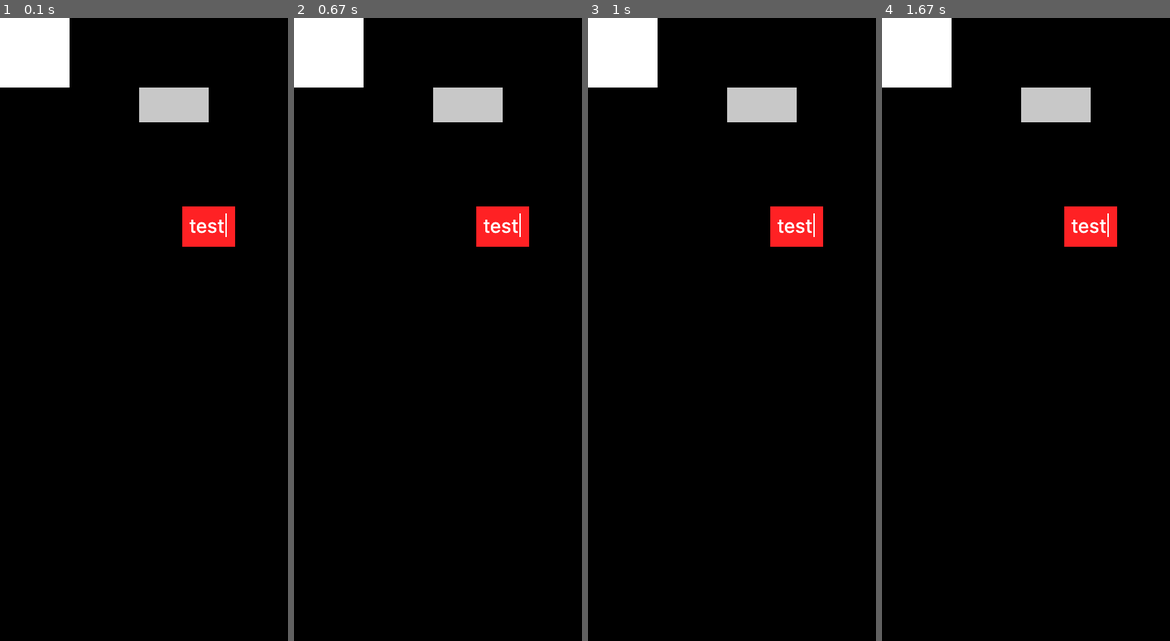
Above: before the commit, frames 1-4 (left to right).
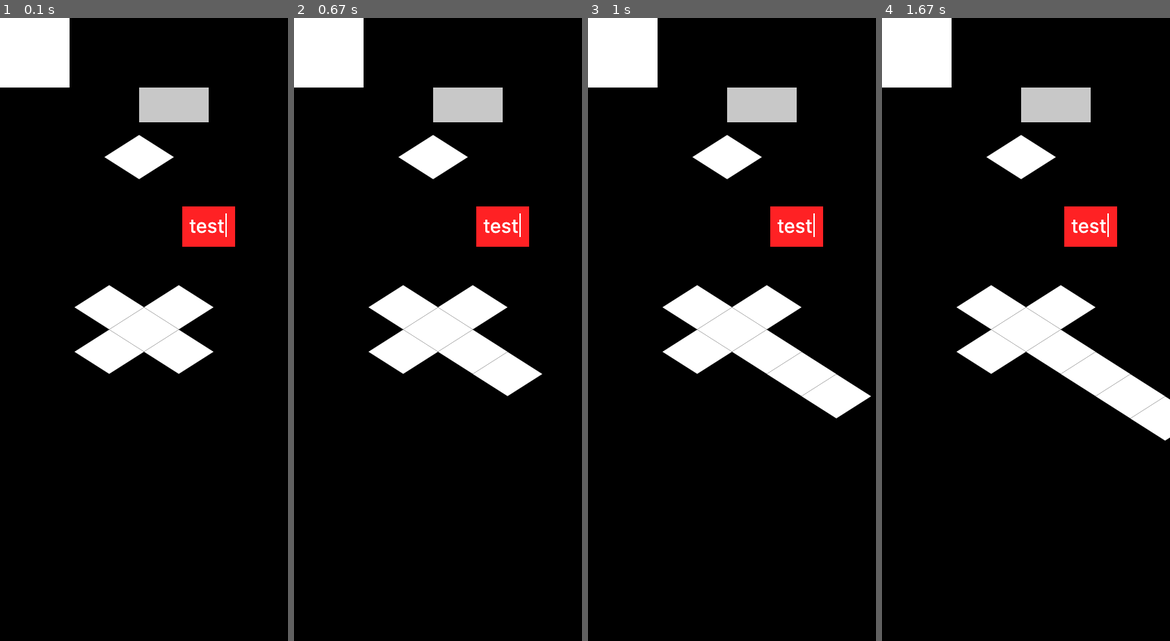
Above: after the commit, the same moments.

Repository: marcusTsng/goal_app
Game: pygame game, started from main.py
Two runs of this game, one before a commit and one after it. Both use one fixed random seed, a clock stepped at 60 frames per second and the inputs below.
Inputs (mouse positions are in pixels of both pictures, inside the frame that each line leads up to):
- Up to frame 1 (0.1 s): no input
- Up to frame 2 (0.67 s): click (466, 105) at 0.38 s
- Up to frame 3 (1 s): click (760, 105) at 0.72 s
- Up to frame 4 (1.67 s): click (1066, 111) at 1.05 s

The runs differ from the first frame. In frame 1, 5.3% of the frame differs, in the area x 25-75%, y 18-58%; in frame 2, 6.1%; in frame 3, 7.0%; in frame 4, 7.5%, in the area x 25-100%, y 18-68%.

Commit message:
Tile system
Added a basic system for creating tiles. For testing, clicking the red button will create a new tile.

Diff:
--- a/main.py
+++ b/main.py
@@ -45,13 +45,26 @@
 Task.printTasks()
 
 ### SPRITES AND OTHER VARIABLES
-BG_COLOUR = (0,0,0)
+
 sprite = RectSprite((255,255,255), 100, 100, 0, 0)
 img = ImageSprite("placeholder.png", 300, 300, (255,0,0,100))
 button = Button((200,200,200), 100, 50, 200, 100)
 
-def test(): print("hello")
-button.set_function(test)
+ImageSprite("Terrain/Tile.png", 200, 200, (255,0,0,100))
+
+center_tile = Tile(color=(0,0,0))
+tile1 = Tile(0, 1)
+tile2 = Tile(0, -1)
+tile3 = Tile(1, 0)
+tile4 = Tile(-1, 0)
+t = 1
+
+def addTile():
+    global t
+    t += 1
+    Tile(t, 0)
+
+button.set_function(addTile)
 
 ### MAIN GAME LOOP
 running = True
--- a/pygame_objs.py
+++ b/pygame_objs.py
@@ -1,6 +1,11 @@
+# CONSTANTS
+BG_COLOUR = (0,0,0)
+SCREEN_WIDTH, SCREEN_HEIGHT = 414, 896
+TILE_COL = (255, 0, 0)
+
 # SETUP
 import pygame
-screen = pygame.display.set_mode((414, 896))
+screen = pygame.display.set_mode((SCREEN_WIDTH, SCREEN_HEIGHT))
 
 # SPRITE CLASSES
 class Sprite:
@@ -34,7 +39,7 @@
             self.img = pygame.image.load(f"Assets/{path}").convert_alpha()
         except pygame.error as e:
             self.img = pygame.image.load(f"Assets/placeholder.png").convert_alpha()
-        if tint:self.img.fill((tint), special_flags=pygame.BLEND_ADD)
+        if tint: self.img.fill((tint), special_flags=pygame.BLEND_ADD)
         self.rect = self.img.get_rect(center=(x,y))
     def display(self):
         screen.blit(self.img, self.rect)
@@ -76,3 +81,16 @@
     @staticmethod
     def check_all_hovers():
         for x in Button.buttons: x.check_hover()
+
+# GAME OBJECTS
+class Tile(ImageSprite):
+    center_tile = None
+
+    def __init__(self, relative_x = 0, relative_y = 0, color=TILE_COL):
+        super().__init__("Terrain/Tile.png", SCREEN_WIDTH / 2, SCREEN_HEIGHT / 2, color)
+        self.relative_x = relative_x
+        self.relative_y = relative_y
+        if not Tile.center_tile:
+            Tile.center_tile = self
+        else:
+            self.rect.center = (SCREEN_WIDTH / 2 + 50 * relative_x + 50 * relative_y, SCREEN_HEIGHT / 2 + 32 * relative_x - 32 * relative_y)
Binary file added: Assets/Terrain/Tile.png
Binary file added: Assets/Terrain/Tile2.png
Not shown, changed: README.md
Not shown, changed: .DS_Store
Not shown, added: Assets/.DS_Store
